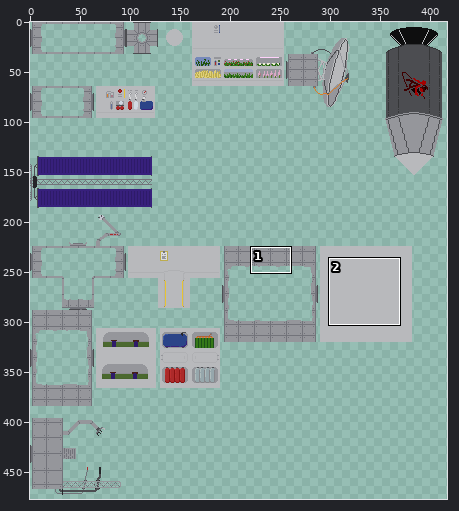
Sprite sheet: android/assets/img/station.png. The picture above shows the old version from afar; the outline marks the close-up.
Close-up. As it was:
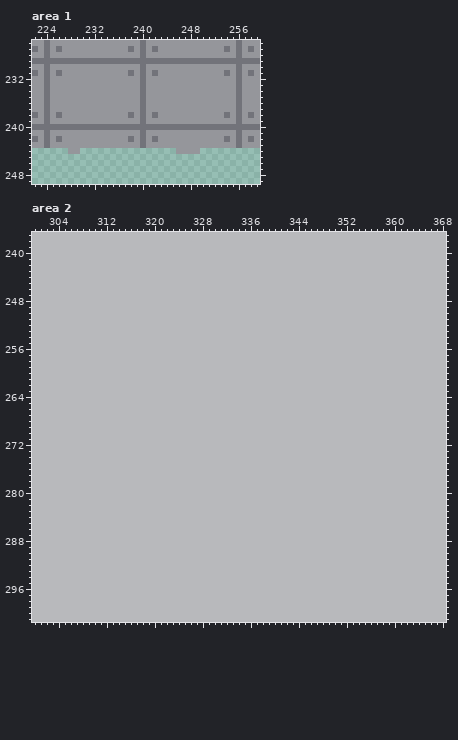
The file is 512x512 pixels. Colours within 5 levels of each other are drawn and written as one. Shown: area 1: x 222..259, y 226..249; area 2: x 300..368, y 237..301. The wide view leaves out empty margins.
And afterwards:
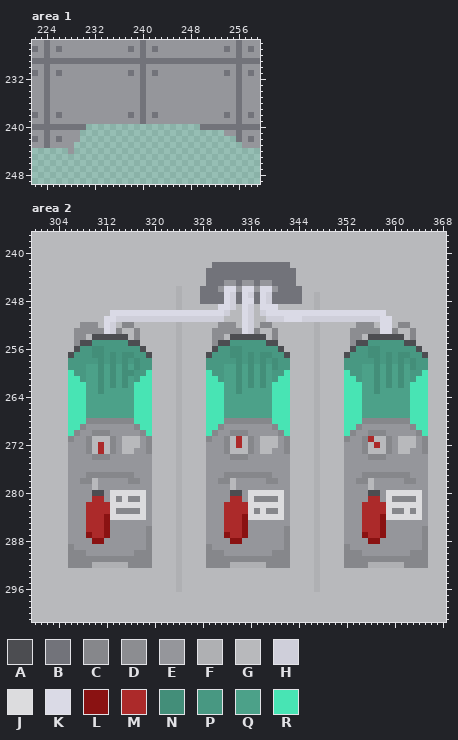
Palette (. is transparent): A #4c4d51  B #72737a  C #86878b  D #8c8d91  E #95969b  F #afb0b3  G #b8b9bc  H #cfcfda  J #dcdcde  K #dadae6  L #8a1212  M #ac2a2a  N #438e79  P #489882  Q #4ca189  R #48e4b4
Author's note on the commit: Add cryogenic module
The edit:
Changed rows in their new state; - is an unchanged pixel.
Area 1:
first column x 229:
240 --...................-------
241 -........................---
242 -..........................-
243 ............................
244 .----------------....-------
Area 2:
first column x 306:
242 ------------------------BBBBBBBBBBBBB-----------------------
243 -----------------------BBBBBBBBBBBBBBB----------------------
244 -----------------------BBBBBBBBBBBBBBB----------------------
245 -----------------------BBBEEBEEBEEBBBB----------------------
246 ------------------F---BBBEKKEKKEKKEBBBB---------------------
247 ------------------F---BBBBKHBKHBKHBBBBB--F------------------
248 ------------------F---BBBBKHBKKBKHBBBBB--F------------------
249 ------------------F------KKH-KH-KKK------F------------------
250 -------KKKKKKKKKKKKKKKKKKKH--KH-HKKKKKKKKKKKKKKKKKKKK-------
251 ------KKHHHHHHHHHHHHHHHHHH---KH--HHHKKKHHHHHHHHHHHHHKK------
252 --DDD-KH-CC-------F------DDD-KH-CC-------F------DDD-KK-CC---
253 -DDDDDKHC--C------F-----DDDDDKHC--C------F-----DDDDDKKC--C--
254 -DD-AAAAAA-C------F-----DD-AAAAAA-C------F-----DD-AAAAAA-C--
255 -DAAPPPPPPAA------F-----DAAPPPPPPAA------F-----DAAPPPPPPAA--
256 -APPNNPPPPPPA-----F-----APPNNPPPPPPA-----F-----APPNNPPPPPPA-
257 APPPNNPNPNNPPA----F----APPPNNPNPNNPPA----F----APPPNNPNPNNPPA
258 PPPPPNPNPNPNPP----F----PPPPPNPNPNPNPP----F----PPPPPNPNPNPNPP
259 PPPQQNQNQNQNPP----F----PPPQQNQNQNQNPP----F----PPPQQNQNQNQNPP
260 RPPQQNQNQNNPPR----F----RPPQQNQNQNQPPR----F----RPPQQNQNQNQPPR
261 RRPQQNQNQNQPRR----F----RRPQQNQNQNQPRR----F----RRPQQNQNQNQPRR
262 RRRQQNQNQNQRRR----F----RRRQQNQNQNQRRR----F----RRRQQNQNQNQRRR
263 RRRQQNQQQQQRRR----F----RRRQQNQQQQQRRR----F----RRRQQNQQQQQRRR
264 RRRQQQQQQQQRRR----F----RRRQQQQQQQQRRR----F----RRRQQQQQQQQRRR
265 RRRQQQQQQQQRRR----F----RRRQQQQQQQQRRR----F----RRRQQQQQQQQRRR
266 RRRQQQQQQQQRRR----F----RRRQQQQQQQQRRR----F----RRRQQQQQQQQRRR
267 RRRQQQQQQQQRRR----F----RRRQQQQQQQQRRR----F----RRRQQQQQQQQRRR
268 RRRCCCCCCCCRRR----F----RRRCCCCCCCCRRR----F----RRRCCCCCCCCRRR
269 RRCEEEEEEEECRR----F----RRCEEEEEEEECRR----F----RRCEEEEEEEECRR
270 RCEECCCEEEEECR----F----RCEECCCEEEEECR----F----RCEECCCEEEEECR
271 CEEC---CE---EC----F----CEEC-M-CE---EC----F----CEECM--CE---EC
272 EEEC-M-CE---EC----F----EEEC-M-CE---EC----F----EEEC-M-CE---EC
273 EEEC-M-CE--EEC----F----EEEC---CE--EEC----F----EEEC---CE--EEC
274 EEEECCCEEEEEEE----F----EEEECCCEEEEEEE----F----EEEECCCEEEEEEE
275 EEEEEEEEEEEEEE----F----EEEEEEEEEEEEEE----F----EEEEEEEEEEEEEE
276 EEEEEEEEEEEEEE----F----EEEEEEEEEEEEEE----F----EEEEEEEEEEEEEE
277 EEECCCCCCCCEEE----F----EEECCCCCCCCEEE----F----EEECCCCCCCCEEE
278 EECC-EEEEECCEE----F----EECC-EEEEECCEE----F----EECC-EEEEECCEE
279 EEEE-EEEEEEEEE----F----EEEE-EEEEEEEEE----F----EEEE-EEEEEEEEE
280 EEEEAAEJJJJJJE----F----EEEEAAEJJJJJJE----F----EEEEAAEJJJJJJE
281 EEEEMMEJCJCCJE----F----EEEEMMEJCCCCJE----F----EEEEMMEJCCCCJE
282 EEEMMMMJJJJJJE----F----EEEMMMMJJJJJJE----F----EEEMMMMJJJJJJE
283 EEEMMMMJCCCCJE----F----EEEMMMMJCJCCJE----F----EEEMMMMJCCJCJE
284 EEEMMMLJJJJJJE----F----EEEMMMLJJJJJJE----F----EEEMMMLJJJJJJE
285 EEEMMMLEEEEEEE----F----EEEMMMLEEEEEEE----F----EEEMMMLEEEEEEE
286 EEEMMMLEEEEEEC----F----EEEMMMLEEEEEEC----F----EEEMMMLEEEEEEC
287 EEELMMLEEEEEEC----F----EEELMMLEEEEEEC----F----EEELMMLEEEEEEC
288 EEEELLEEEEEEEC----F----EEEELLEEEEEEEC----F----EEEELLEEEEEEEC
289 CEEEEEEEEEEEEC----F----CEEEEEEEEEEEEC----F----CEEEEEEEEEEEEC
290 CCCEEEEEEEECCC----F----CCCEEEEEEEECCC----F----CCCEEEEEEEECCC
291 CCCCCCCCCCCCCC----F----CCCCCCCCCCCCCC----F----CCCCCCCCCCCCCC
292 CCCCFFFFFFCCCC----F----CCCCFFFFFFCCCC----F----CCCCFFFFFFCCCC
293 ------------------F----------------------F------------------
294 ------------------F----------------------F------------------
295 ------------------F----------------------F------------------
296 ------------------F----------------------F------------------
Boxes around the changes in both close-ups, in picture pixels (x1, y1, x2, y2):
erased: (74, 124, 242, 154)
changed: (68, 262, 428, 592)
